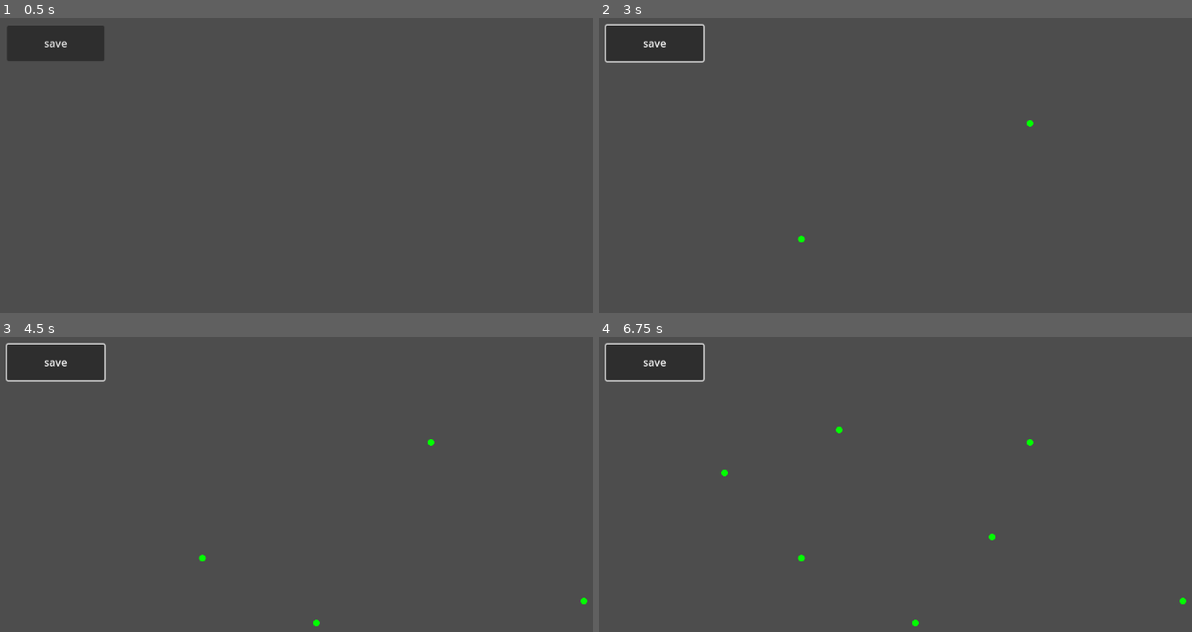
Above: before the commit, frames 1-4 (two rows, left to right).
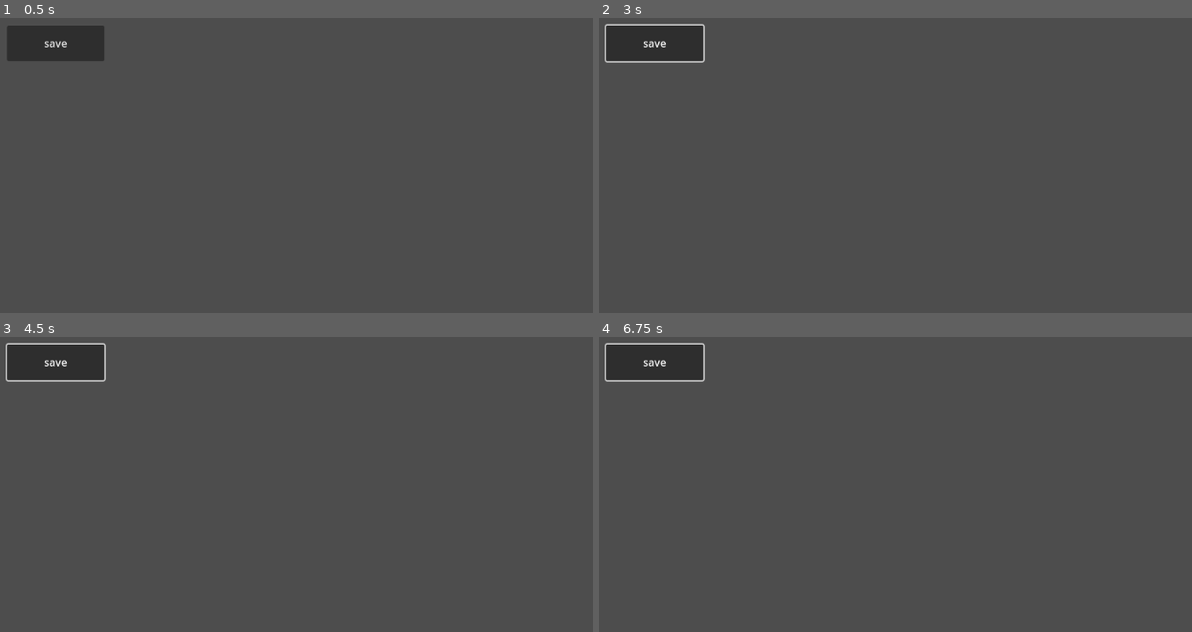
Above: after the commit, the same moments.

Repository: uprun/GRAIL-like
Game: Godot game, scene res://main.tscn
The game is run twice, just before and just after one commit, with the same random seed, the same clock (stepped at 60 frames per second) and the same inputs.
Inputs (mouse positions are in pixels of both pictures, inside the frame that each line leads up to):
- Up to frame 1 (0.5 s): no input
- Up to frame 2 (3 s): tap Enter at 0.5 s; move the mouse to (1120, 197) at 0.52 s; click (1120, 197) at 0.67 s; click "save" at 1.25 s; move the mouse to (800, 239) at 2.02 s; click (800, 239) at 2.17 s; move the mouse to (1031, 124) at 2.77 s; click (1031, 124) at 2.92 s
- Up to frame 3 (4.5 s): move the mouse to (314, 623) at 3.52 s; click (314, 623) at 3.67 s; move the mouse to (581, 602) at 4.27 s; click (581, 602) at 4.42 s
- Up to frame 4 (6.75 s): move the mouse to (723, 472) at 5.02 s; click (723, 472) at 5.17 s; move the mouse to (990, 537) at 5.77 s; click (990, 537) at 5.92 s; move the mouse to (842, 428) at 6.52 s; click (842, 428) at 6.67 s

Frame 1 is identical in both runs. In frame 2, less than 0.1% of the frame differs, in the area x 33-74%, y 34-77%; in frame 3, less than 0.1%; in frame 4, 0.2%, in the area x 20-100%, y 30-99%.
Error after the commit: Parse Error: Expected indented block after "if" block. (res://main.gd:42)

Commit message:
2024-12-15--16h27m04s

Diff:
--- a/main.gd
+++ b/main.gd
@@ -34,6 +34,13 @@
 			var x = (point.x - top.x) * scale
 			var y = (point.y - top.y) * scale
 			symbol.compressed_lines.back().push_back(Vector2(x, y))
+
+func draw_compressed_symbol(symbol: Symbol_Drawn, offset: Vector2):
+	for line in symbol.compressed_lines:
+		var previous = null
+		for point in line:
+			if previous != null:
+			draw_line(sub.Start, point, Color.GREEN, width)
 
 var stored_symbols = []
 var all_sub_paths = []
